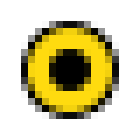
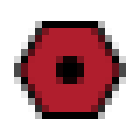
Layered file, before and after one edit (140x140). Changes by layer:
hid "Ellipse 2" over (49, 49, 91, 91)
showed "Ellipse 2 copie" over (56, 56, 84, 84)
added layer "Forme 1" above "Ellipse 1" over (14, 21, 126, 119)
hid "Ellipse 1" over (28, 28, 112, 112)
